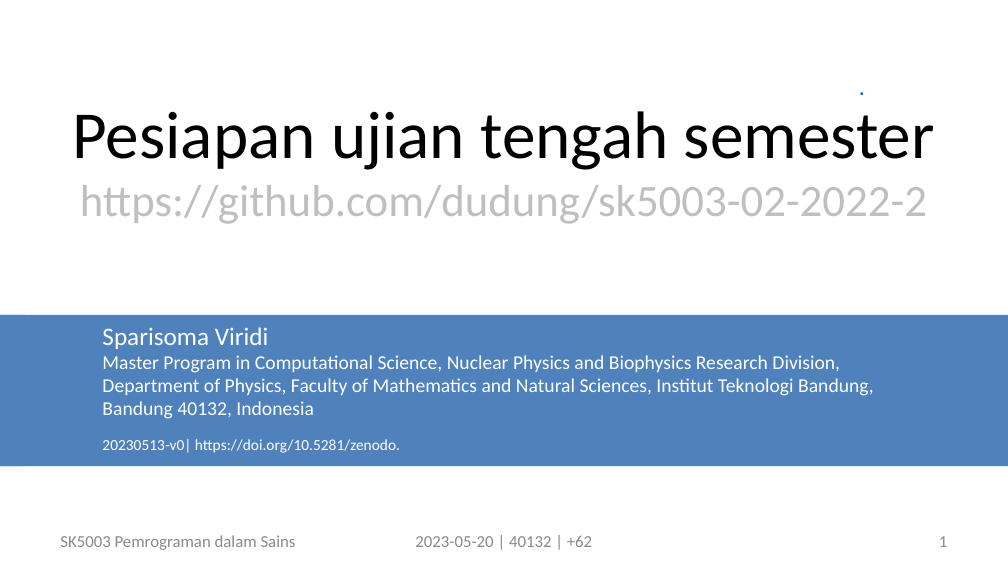
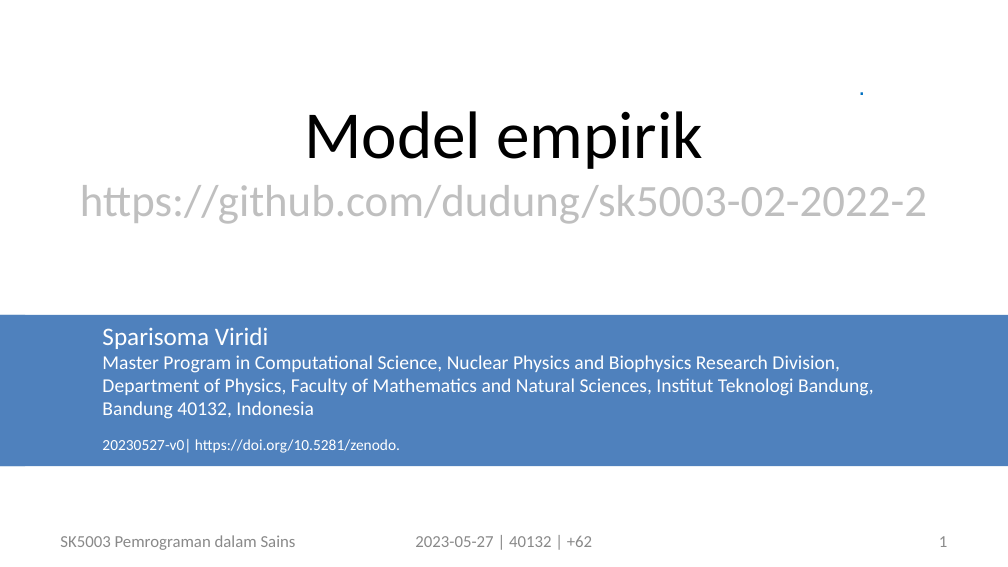
Before and after one commit to dudung/sk5003-02-2022-2, a slide deck: slide 1 of note/10/sk5003_w10_empirical_model_20230527_v0.pptx. Drawn at 1008x567 pixels with LibreOffice and Linux fonts; fonts in the diff are those of the drawing. Boxes give left, top, right and bottom in pixels: in the first picture for what was removed or moved away, otherwise in the second. Text is boxed around its words. In the diff, an @@ line names an element or a change of style, - is before the commit and + after.

```diff
--- a/note/10/sk5003_w10_empirical_model_20230527_v0.pptx
+++ b/note/10/sk5003_w10_empirical_model_20230527_v0.pptx
@@ title at [80,111,927,224]: text changed @@
-Pesiapan ujian tengah semester
-https://github.com/dudung/sk5003-02-2022-2
+Model empirik
+https://github.com/dudung/sk5003-02-2022-2
@@ subtitle at [102,439,400,453]: text changed @@
-20230513-v0| https://doi.org/10.5281/zenodo.
+20230527-v0| https://doi.org/10.5281/zenodo.
@@ text at [415,536,592,547]: text changed @@
-2023-05-20 | 40132 | +62
+2023-05-27 | 40132 | +62
```
Also in this commit, not shown: 11 other slides changed, 1 slide added, 11 slides removed.
